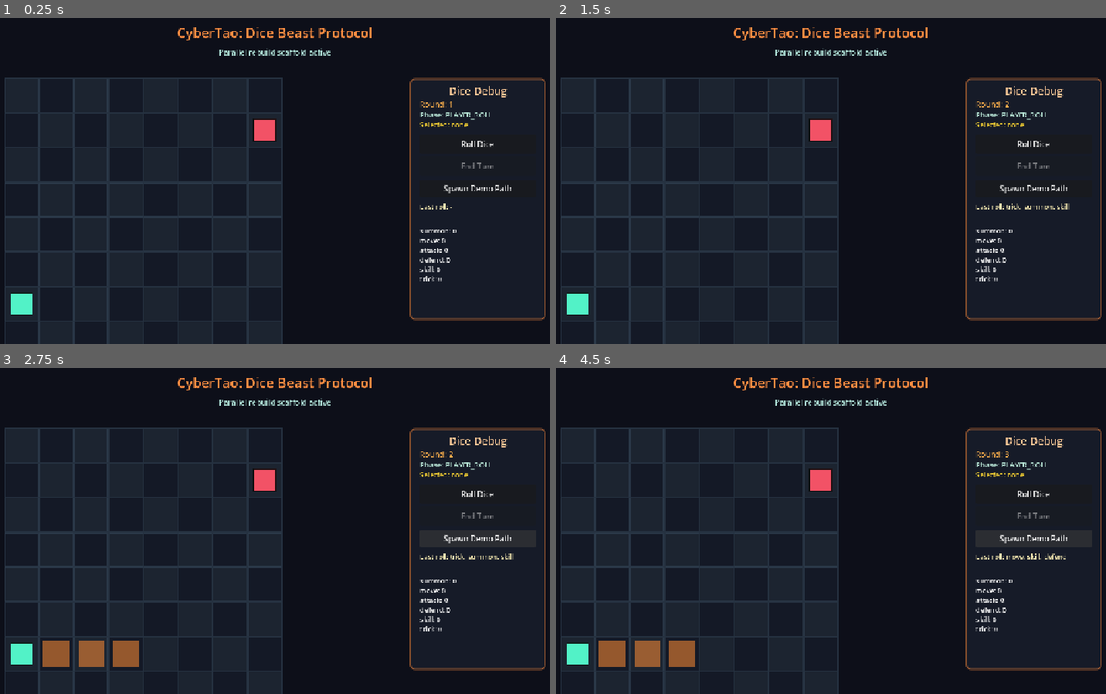
Above: before the commit, frames 1-4 (two rows, left to right).
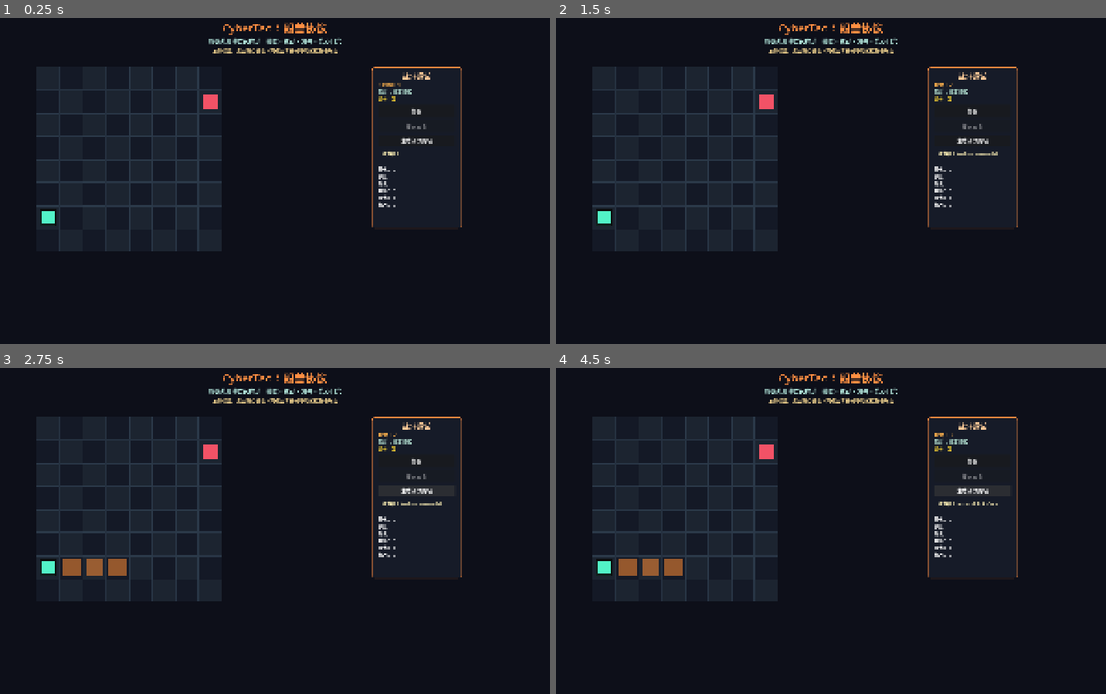
Above: after the commit, the same moments.

Repository: 9G420/CyberTao8
Game: Godot game, scene res://Scenes/Main.tscn
Same seed, same stepped clock (60 frames per second), same inputs: the game is played once before the commit and once after it.
Inputs:
- Up to frame 1 (0.25 s): no input
- Up to frame 2 (1.5 s): click "Roll Dice" (after the commit: "掷骰") at 0.5 s; click "End Turn" (after the commit: "结束回合") at 1.25 s
- Up to frame 3 (2.75 s): click "Spawn Demo Path" (after the commit: "生成测试路径") at 2 s
- Up to frame 4 (4.5 s): click "Roll Dice" (after the commit: "掷骰") at 2.75 s; click "End Turn" (after the commit: "结束回合") at 3.5 s; click "Spawn Demo Path" (after the commit: "生成测试路径") at 4.25 s

The runs differ from the first frame. In frame 1, 9.1% of the frame differs, in the area x 0-100%, y 1-100%; in frame 2, 9.2%; in frame 3, 12%; in frame 4, 12%.

Commit message:
set 1080p layout and localize prototype ui

Diff:
--- a/CyberTao_Dice_Beast_Protocol/Project/Scripts/Main.gd
+++ b/CyberTao_Dice_Beast_Protocol/Project/Scripts/Main.gd
@@ -21,29 +21,38 @@
 	add_child(bg)
 
 	var title := Label.new()
-	title.text = "CyberTao: Dice Beast Protocol"
-	title.position = Vector2(0, 56)
-	title.size = Vector2(1280, 44)
+	title.text = "CyberTao：骰兽协议"
+	title.position = Vector2(0, 72)
+	title.size = Vector2(1920, 52)
 	title.horizontal_alignment = HORIZONTAL_ALIGNMENT_CENTER
-	title.add_theme_font_size_override("font_size", 28)
+	title.add_theme_font_size_override("font_size", 34)
 	title.add_theme_color_override("font_color", Color(1.0, 0.56, 0.26))
 	add_child(title)
 
 	var subtitle := Label.new()
-	subtitle.text = "Parallel rebuild scaffold active"
-	subtitle.position = Vector2(0, 104)
-	subtitle.size = Vector2(1280, 28)
+	subtitle.text = "原型战斗沙盒已启动：掷骰、移动、攻击、结束回合"
+	subtitle.position = Vector2(0, 126)
+	subtitle.size = Vector2(1920, 32)
 	subtitle.horizontal_alignment = HORIZONTAL_ALIGNMENT_CENTER
-	subtitle.add_theme_font_size_override("font_size", 16)
+	subtitle.add_theme_font_size_override("font_size", 18)
 	subtitle.add_theme_color_override("font_color", Color(0.7, 0.9, 0.86))
 	add_child(subtitle)
 
+	var hint := Label.new()
+	hint.text = "左侧棋盘：点击我方单位，再点击青色格移动或红色格攻击"
+	hint.position = Vector2(0, 156)
+	hint.size = Vector2(1920, 28)
+	hint.horizontal_alignment = HORIZONTAL_ALIGNMENT_CENTER
+	hint.add_theme_font_size_override("font_size", 15)
+	hint.add_theme_color_override("font_color", Color(0.98, 0.86, 0.58))
+	add_child(hint)
+
 	_board_view = BoardView.new()
-	_board_view.position = Vector2(80, 170)
+	_board_view.position = Vector2(220, 220)
 	add_child(_board_view)
 
 	_dice_panel = DiceDebugPanel.new()
-	_dice_panel.position = Vector2(920, 170)
+	_dice_panel.position = Vector2(1260, 220)
 	add_child(_dice_panel)
 
 func _wire_debug_views() -> void:
--- a/CyberTao_Dice_Beast_Protocol/Project/Scripts/UI/DiceDebugPanel.gd
+++ b/CyberTao_Dice_Beast_Protocol/Project/Scripts/UI/DiceDebugPanel.gd
@@ -51,7 +51,7 @@
 	add_theme_stylebox_override("panel", bg)
 
 	var title := Label.new()
-	title.text = "Dice Debug"
+	title.text = "战斗调试"
 	title.position = Vector2(0, 10)
 	title.size = Vector2(280, 28)
 	title.horizontal_alignment = HORIZONTAL_ALIGNMENT_CENTER
@@ -60,7 +60,7 @@
 	add_child(title)
 
 	round_label = Label.new()
-	round_label.text = "Round: 1"
+	round_label.text = "回合：1"
 	round_label.position = Vector2(20, 42)
 	round_label.size = Vector2(240, 22)
 	round_label.add_theme_font_size_override("font_size", 16)
@@ -68,7 +68,7 @@
 	add_child(round_label)
 
 	phase_label = Label.new()
-	phase_label.text = "Phase: PLAYER_ROLL"
+	phase_label.text = "阶段：玩家掷骰"
 	phase_label.position = Vector2(20, 64)
 	phase_label.size = Vector2(240, 22)
 	phase_label.add_theme_font_size_override("font_size", 15)
@@ -76,7 +76,7 @@
 	add_child(phase_label)
 
 	selected_label = Label.new()
-	selected_label.text = "Selected: none"
+	selected_label.text = "选中：无"
 	selected_label.position = Vector2(20, 86)
 	selected_label.size = Vector2(240, 22)
 	selected_label.add_theme_font_size_override("font_size", 14)
@@ -84,14 +84,14 @@
 	add_child(selected_label)
 
 	roll_button = Button.new()
-	roll_button.text = "Roll Dice"
+	roll_button.text = "掷骰"
 	roll_button.position = Vector2(20, 116)
 	roll_button.size = Vector2(240, 40)
 	roll_button.pressed.connect(_on_roll_pressed)
 	add_child(roll_button)
 
 	end_turn_button = Button.new()
-	end_turn_button.text = "End Turn"
+	end_turn_button.text = "结束回合"
 	end_turn_button.position = Vector2(20, 162)
 	end_turn_button.size = Vector2(240, 40)
 	end_turn_button.disabled = true
@@ -99,14 +99,14 @@
 	add_child(end_turn_button)
 
 	var path_button := Button.new()
-	path_button.text = "Spawn Demo Path"
+	path_button.text = "生成测试路径"
 	path_button.position = Vector2(20, 210)
 	path_button.size = Vector2(240, 36)
 	path_button.pressed.connect(_on_spawn_path_pressed)
 	add_child(path_button)
 
 	roll_label = Label.new()
-	roll_label.text = "Last roll: -"
+	roll_label.text = "上次掷骰：-"
 	roll_label.position = Vector2(20, 256)
 	roll_label.size = Vector2(240, 44)
 	roll_label.autowrap_mode = TextServer.AUTOWRAP_WORD_SMART
@@ -134,23 +134,23 @@
 		battle_flow.spawn_demo_path()
 
 func _on_phase_changed(phase_name: String) -> void:
-	phase_label.text = "Phase: " + phase_name
+	phase_label.text = "阶段：" + _phase_label_text(phase_name)
 	roll_button.disabled = phase_name != "PLAYER_ROLL"
 	end_turn_button.disabled = phase_name != "PLAYER_ACTION"
 	_refresh_crest_pool()
 
 func _on_round_changed(round_number: int) -> void:
-	round_label.text = "Round: " + str(round_number)
+	round_label.text = "回合：" + str(round_number)
 
 func _on_dice_rolled(results: Array[String], next_crest_pool: Dictionary) -> void:
-	roll_label.text = "Last roll: " + ", ".join(results)
+	roll_label.text = "上次掷骰：" + ", ".join(results)
 	_refresh_crest_pool(next_crest_pool)
 
 func _on_unit_selected(unit_id: String) -> void:
-	selected_label.text = "Selected: " + unit_id
+	selected_label.text = "选中：" + unit_id
 
 func _on_unit_deselected() -> void:
-	selected_label.text = "Selected: none"
+	selected_label.text = "选中：无"
 
 func _on_move_completed(_unit_id: String, _from_cell: Vector2i, _to_cell: Vector2i) -> void:
 	_refresh_crest_pool()
@@ -163,9 +163,25 @@
 	if pool.is_empty() and dice_manager:
 		pool = dice_manager.crest_pool
 	crest_label.clear()
-	crest_label.append_text("summon: " + str(pool.get("summon", 0)) + "\n")
-	crest_label.append_text("move: " + str(pool.get("move", 0)) + "\n")
-	crest_label.append_text("attack: " + str(pool.get("attack", 0)) + "\n")
-	crest_label.append_text("defend: " + str(pool.get("defend", 0)) + "\n")
-	crest_label.append_text("skill: " + str(pool.get("skill", 0)) + "\n")
-	crest_label.append_text("trick: " + str(pool.get("trick", 0)) + "\n")
+	crest_label.append_text("显化： " + str(pool.get("summon", 0)) + "\n")
+	crest_label.append_text("步进： " + str(pool.get("move", 0)) + "\n")
+	crest_label.append_text("杀伐： " + str(pool.get("attack", 0)) + "\n")
+	crest_label.append_text("护持： " + str(pool.get("defend", 0)) + "\n")
+	crest_label.append_text("术式： " + str(pool.get("skill", 0)) + "\n")
+	crest_label.append_text("机巧： " + str(pool.get("trick", 0)) + "\n")
+
+func _phase_label_text(phase_name: String) -> String:
+	match phase_name:
+		"PLAYER_ROLL":
+			return "玩家掷骰"
+		"PLAYER_ACTION":
+			return "玩家行动"
+		"ENEMY_ROLL":
+			return "敌方掷骰"
+		"ENEMY_ACTION":
+			return "敌方行动"
+		"VICTORY":
+			return "胜利"
+		"DEFEAT":
+			return "失败"
+	return phase_name
--- a/CyberTao_Dice_Beast_Protocol/Project/project.godot
+++ b/CyberTao_Dice_Beast_Protocol/Project/project.godot
@@ -1,5 +1,10 @@
 ; Engine configuration file.
-; Minimal parallel project for CyberTao: Dice Beast Protocol.
+; It's best edited using the editor UI and not directly,
+; since the parameters that go here are not all obvious.
+;
+; Format:
+;   [section] ; section goes between []
+;   param=value ; assign values to parameters
 
 config_version=5
 
@@ -12,12 +17,11 @@
 
 [display]
 
-window/size/viewport_width=1280
-window/size/viewport_height=720
+window/size/viewport_width=1920
+window/size/viewport_height=1080
 window/stretch/mode="canvas_items"
-window/stretch/aspect="keep"
 
 [rendering]
 
+textures/canvas_textures/default_texture_filter=0
 renderer/rendering_method="gl_compatibility"
-textures/canvas_textures/default_texture_filter=0
